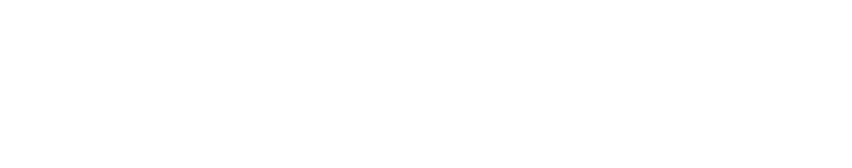
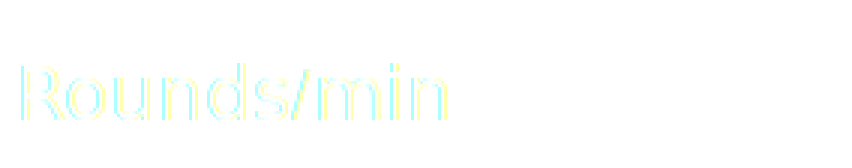
Before/after of a 852 x 168 layered artwork. What changed in the layer stack:
painted on "Rounds/min" over [21, 63, 447, 120]
